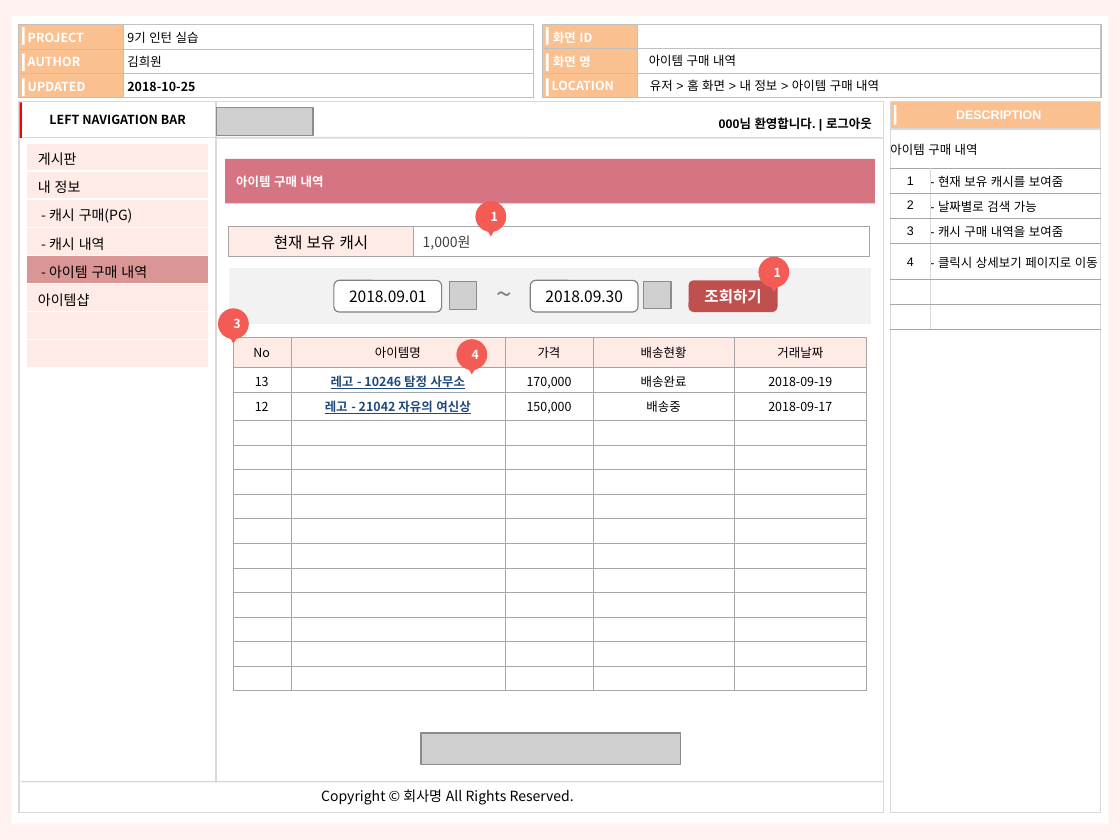
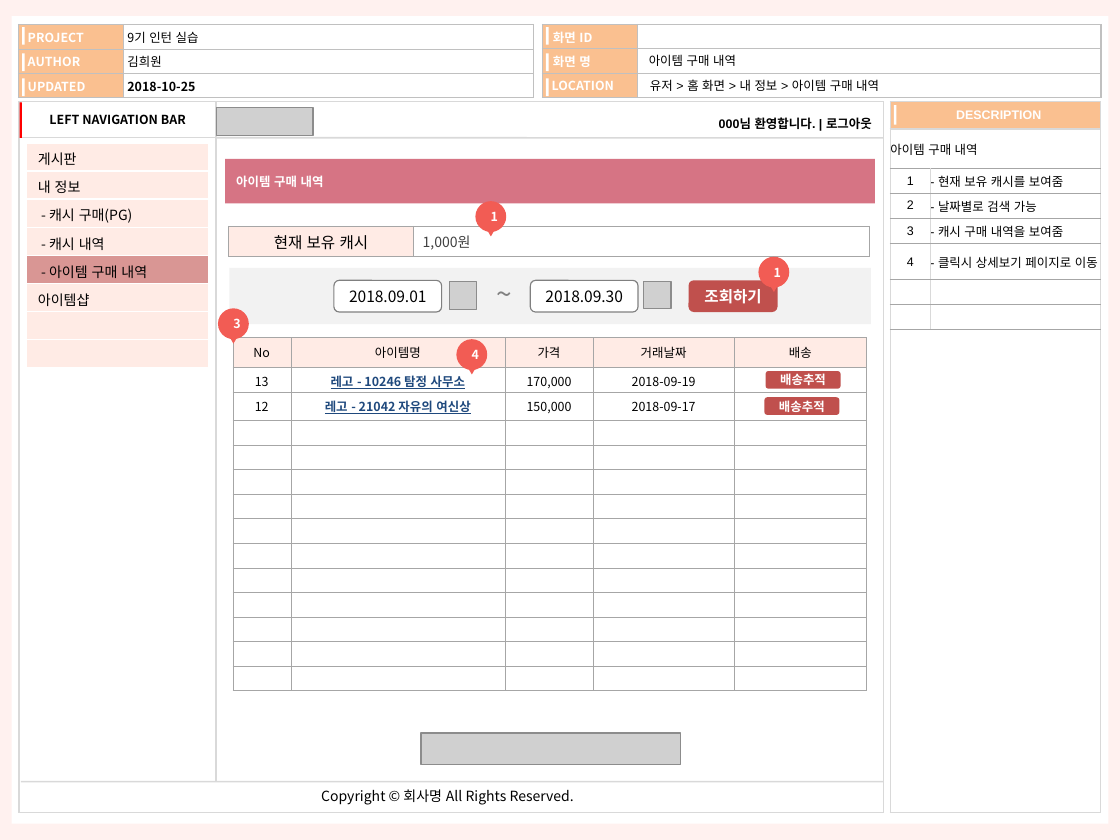
Before and after one commit to kimheewon/project, a slide deck: slide 24 of Document/인턴_김희원_산출물_화면정의서_사용자_v1.2.1.pptx. Drawn at 1120x840 pixels with LibreOffice and Linux fonts; fonts in the diff are those of the drawing; grey boxes stand for pictures. Boxes give left, top, right and bottom in pixels: in the first picture for what was removed or moved away, otherwise in the second. Text is boxed around its words. In the diff, an @@ line names an element or a change of style, - is before the commit and + after.

```diff
--- a/Document/인턴_김희원_산출물_화면정의서_사용자_v1.2.1.pptx
+++ b/Document/인턴_김희원_산출물_화면정의서_사용자_v1.2.1.pptx
@@ table at (233, 337, 867, 691) @@
-row 1, column 4: 배송현황
+row 1, column 4: 거래날짜
-row 1, column 5: 거래날짜
+row 1, column 5: 배송
-row 2, column 4: 배송완료
+row 2, column 4: 2018-09-19
-row 2, column 5: 2018-09-19
+row 2, column 5: 
-row 3, column 4: 배송중
+row 3, column 4: 2018-09-17
-row 3, column 5: 2018-09-17
+row 3, column 5: 
@@ rounded rectangle added at (766, 371, 841, 389), fill #C0504D, 8 pt, text #FFFFFF, bold @@
+배송추적
@@ rounded rectangle added at (765, 398, 840, 416), fill #C0504D, 8 pt, text #FFFFFF, bold @@
+배송추적
```
Also in this commit, not shown: 3 other slides changed, 4 other files.
